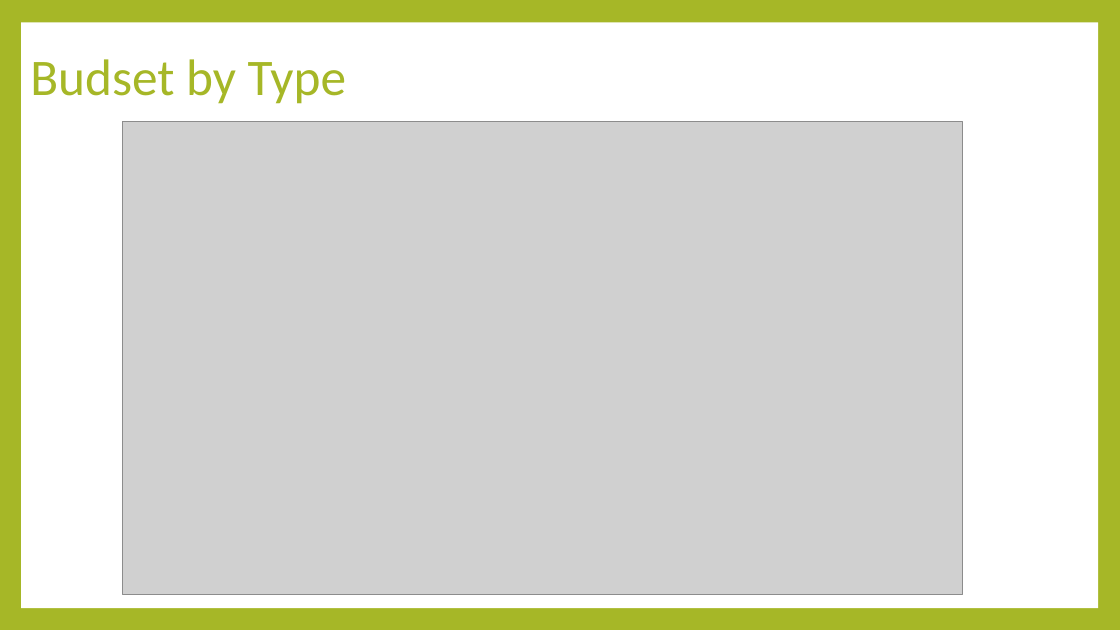
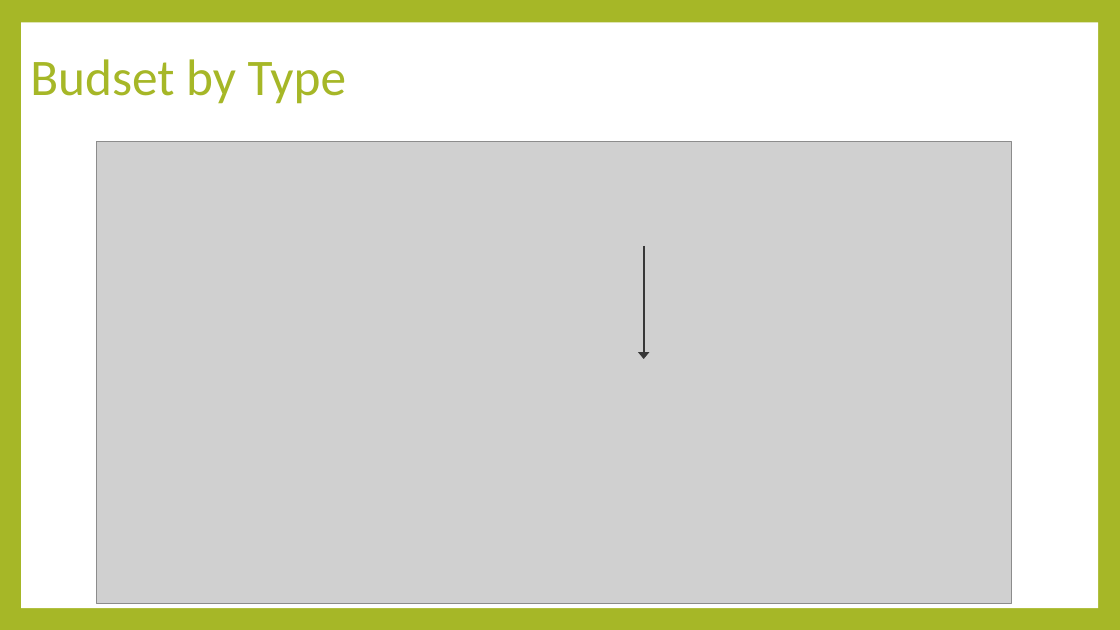
Before and after one commit to luisasenecio/RapidAdaptation, a slide deck: slide 18 of RapidAdaptation_DataExploration.pptx (slide 14 before the commit). Drawn at 1120x630 pixels with LibreOffice and Linux fonts; fonts in the diff are those of the drawing; grey boxes stand for pictures. Boxes give left, top, right and bottom in pixels: in the first picture for what was removed or moved away, otherwise in the second. Text is boxed around its words. In the diff, an @@ line names an element or a change of style, - is before the commit and + after.

Commit message:
new plots, combined budset and budburst plot

```diff
--- a/RapidAdaptation_DataExploration.pptx
+++ b/RapidAdaptation_DataExploration.pptx
@@ picture: place and size @@
-picture at [123, 121, 963, 595]
+picture at [97, 141, 1012, 604]
@@ arrow added from (644, 246) to (644, 359), #373737 1.5 pt @@
```
Also in this commit, not shown: 9 other slides changed, 11 slides added, 3 slides removed, 17 other files.
